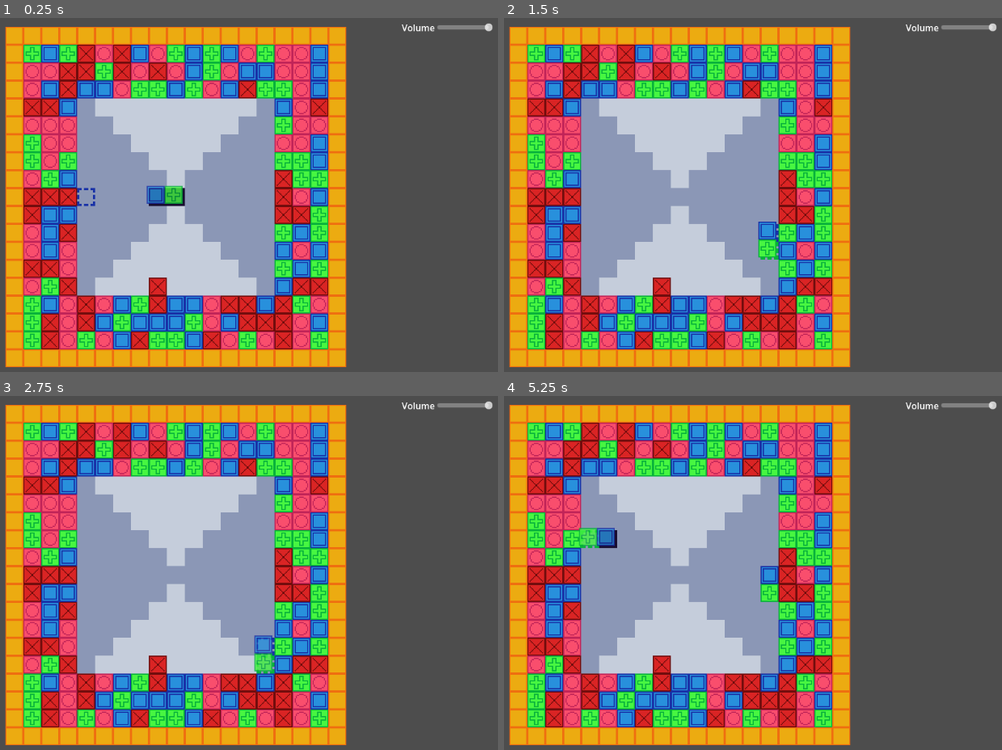
Above: before the commit, frames 1-4 (two rows, left to right).
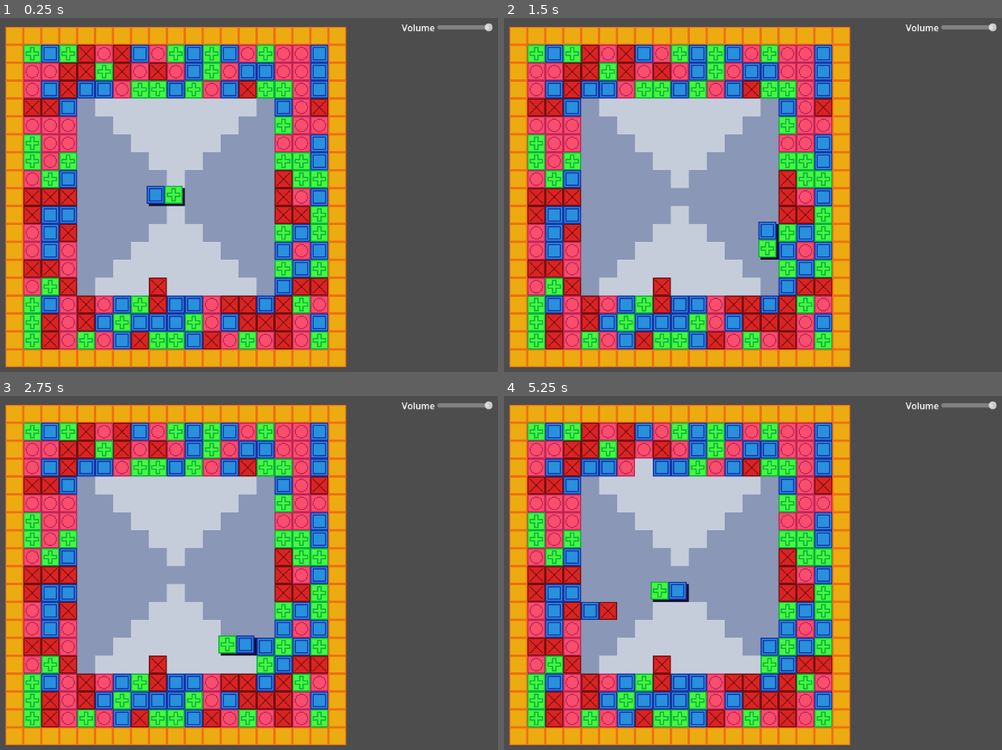
Above: after the commit, the same moments.

Repository: OwlyCode/LD54
Game: Godot game, scene res://game.tscn
Same seed, same stepped clock (60 frames per second), same inputs: the game is played once before the commit and once after it.
Inputs:
- Up to frame 1 (0.25 s): no input
- Up to frame 2 (1.5 s): tap Enter at 0.5 s; hold Right (right) 0.53-1.28 s; tap X (lock, bound only after the commit) at 0.6 s; tap Space (rotate) at 1.25, 1.35 s; hold Down (down) from 1.28 s (still down)
- Up to frame 3 (2.75 s): tap X (lock, bound only after the commit) at 1.55, 2.1 s; release Down (down) at 2.03 s; hold Right (right) from 2.03 s (still down)
- Up to frame 4 (5.25 s): tap Enter at 2.75 s; release Right (right) at 2.78 s; hold Up (up) 2.78-3.53 s; tap X (lock, bound only after the commit) at 2.85, 3.8, 4.35, 5.1 s; hold Left (left) 3.53-5.03 s; tap Space (rotate) at 3.6, 4.25 s; hold Down (down) from 5.03 s (still down)

The runs differ from the first frame. In frame 1, 0.3% of the frame differs, in the area x 15-37%, y 47-54%; in frame 2, less than 0.1%; in frame 3, 0.7%; in frame 4, 2.4%, in the area x 14-56%, y 17-79%.

Commit message:
Free placement

Diff:
--- a/Global.gd
+++ b/Global.gd
@@ -9,8 +9,6 @@
 var LOCK_TIME = 0.01
 var COMBO_TIME = 0.5
 var ACTION_TIME = 0.05
-var IDLE_TIME = 1.0
-var COOLDOWN_VALUE = 3.0
 
 func _ready():
 	var root = get_tree().get_root()
--- a/TileMap.gd
+++ b/TileMap.gd
@@ -10,7 +10,6 @@
 var fluid_cells = []
 var matching_cells = []
 
-var cooldown = Global.COOLDOWN_VALUE
 var action_cooldown = Global.ACTION_TIME
 var interacted = false
 var push = []
@@ -290,12 +289,6 @@
 
 	var active_grid = get_node("/root/game/ActiveGrid")
 
-	if blink_timer < 0.0:
-		blink_timer = lerpf(0.05, 0.5, cooldown / Global.COOLDOWN_VALUE)
-		active_grid.modulate.a = 0.8 if active_grid.modulate.a == 1.0 else 1.0
-
-	blink_timer -= delta
-
 	active_grid.clear()
 
 	for i in range(Global.GRID_SIZE):
@@ -307,38 +300,38 @@
 		set_cell(0, Vector2i(cell[0], cell[1]), 1, Vector2i(1, 1))
 		active_grid.set_cell(0, Vector2i(cell[0], cell[1]), 1, cell[2].get_color())
 
-		var projection = Vector2i(cell[0], cell[1])
-		var grav = gravity[cell[0]][cell[1]]
-
-		if grav == Block.DOWN:
-			var x = cell[1]
-
-			while x < Global.GRID_SIZE and state[cell[0]][x] == null:
-				projection = Vector2i(cell[0], x)
-				x += 1
-
-		if grav == Block.RIGHT:
-			var x = cell[0]
-
-			while x < Global.GRID_SIZE and state[x][cell[1]] == null:
-				projection = Vector2i(x, cell[1])
-				x += 1
-
-		if grav == Block.LEFT:
-			var x = cell[1]
-
-			while x >= 0 and state[x][cell[1]] == null:
-				projection = Vector2i(x, cell[1])
-				x -= 1
-
-		if grav == Block.UP:
-			var x = cell[0]
-
-			while x >= 0 and state[cell[0]][x] == null:
-				projection = Vector2i(cell[0], x)
-				x -= 1
-
-		set_cell(0, projection, 1, cell[2].get_color() + Vector2i(0, 2))
+		# var projection = Vector2i(cell[0], cell[1])
+		# var grav = gravity[cell[0]][cell[1]]
+
+		# if grav == Block.DOWN:
+		# 	var x = cell[1]
+
+		# 	while x < Global.GRID_SIZE and state[cell[0]][x] == null:
+		# 		projection = Vector2i(cell[0], x)
+		# 		x += 1
+
+		# if grav == Block.RIGHT:
+		# 	var x = cell[0]
+
+		# 	while x < Global.GRID_SIZE and state[x][cell[1]] == null:
+		# 		projection = Vector2i(x, cell[1])
+		# 		x += 1
+
+		# if grav == Block.LEFT:
+		# 	var x = cell[1]
+
+		# 	while x >= 0 and state[x][cell[1]] == null:
+		# 		projection = Vector2i(x, cell[1])
+		# 		x -= 1
+
+		# if grav == Block.UP:
+		# 	var x = cell[0]
+
+		# 	while x >= 0 and state[cell[0]][x] == null:
+		# 		projection = Vector2i(cell[0], x)
+		# 		x -= 1
+
+		# set_cell(0, projection, 1, cell[2].get_color() + Vector2i(0, 2))
 
 
 
@@ -378,8 +371,6 @@
 			lock_cooldown = Global.LOCK_TIME
 		if s == MATCHING:
 			lock_cooldown = Global.COMBO_TIME
-		if s == DROPPING:
-			cooldown = Global.COOLDOWN_VALUE
 
 	game_state = s
 
@@ -446,10 +437,15 @@
 	interacted = false
 
 	if game_state == DROPPING:
-		cooldown -= delta
-
-		if cooldown < 0:
+		if Input.is_action_just_pressed("lock") and is_touching():
 			set_game_state(LOCKING)
+
+func is_touching():
+	for x in active_cells:
+		for n in get_neighbors(x):
+			if state[n[0]][n[1]] != null:
+				return true
+	return false
 
 func display_debug():
 	var debug_ts = get_node("/root/game/Debug")
--- a/project.godot
+++ b/project.godot
@@ -46,3 +46,8 @@
 "events": [Object(InputEventKey,"resource_local_to_scene":false,"resource_name":"","device":-1,"window_id":0,"alt_pressed":false,"shift_pressed":false,"ctrl_pressed":false,"meta_pressed":false,"pressed":false,"keycode":0,"physical_keycode":32,"key_label":0,"unicode":32,"echo":false,"script":null)
 ]
 }
+lock={
+"deadzone": 0.5,
+"events": [Object(InputEventKey,"resource_local_to_scene":false,"resource_name":"","device":-1,"window_id":0,"alt_pressed":false,"shift_pressed":false,"ctrl_pressed":false,"meta_pressed":false,"pressed":false,"keycode":0,"physical_keycode":88,"key_label":0,"unicode":120,"echo":false,"script":null)
+]
+}
